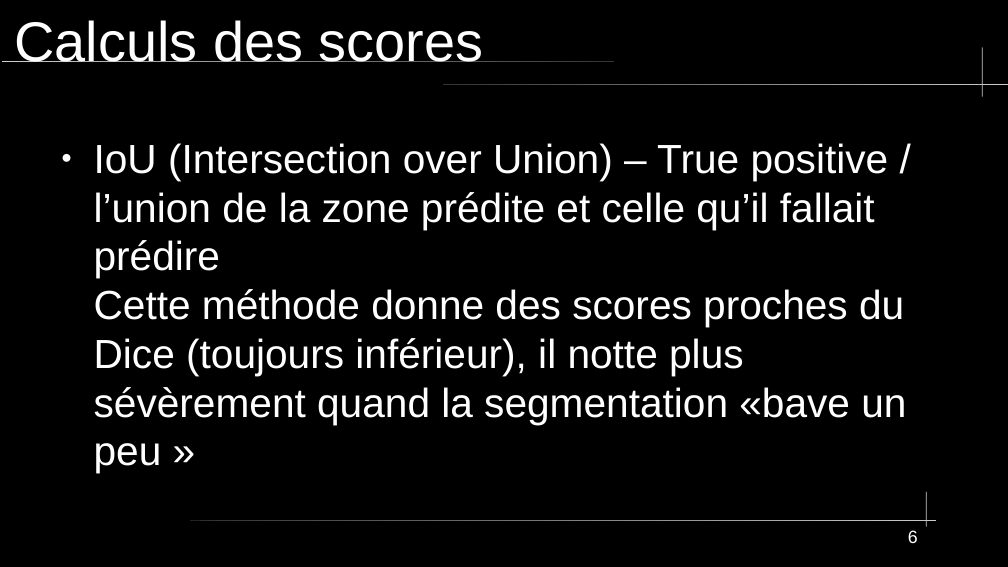
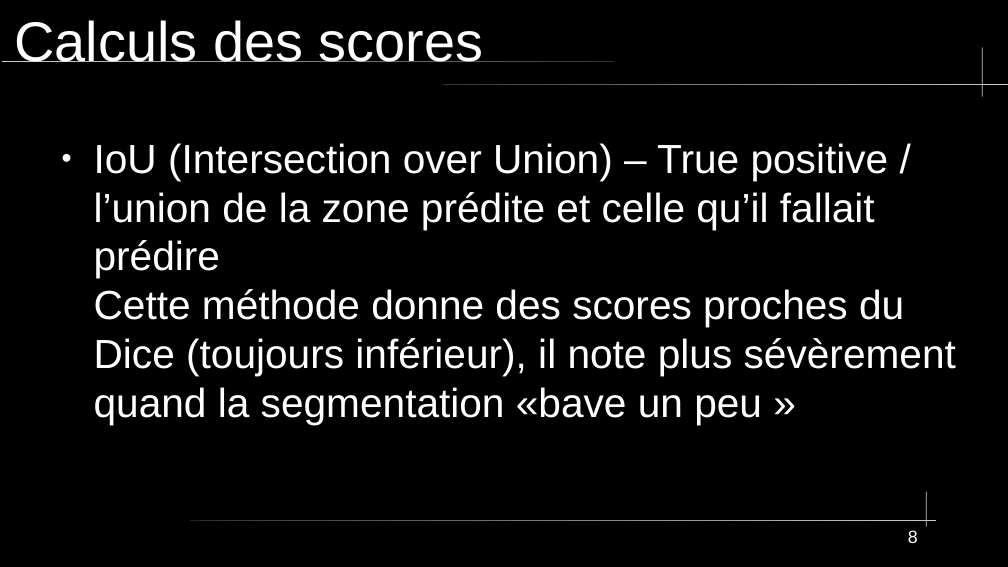
Before and after one commit to Apinsun/Projet2, a slide deck: slide 8 of Sans nom 1presentation.odp (slide 6 before the commit). Drawn at 1008x567 pixels with LibreOffice and Linux fonts; fonts in the diff are those of the drawing. Boxes give left, top, right and bottom in pixels: in the first picture for what was removed or moved away, otherwise in the second. Text is boxed around its words. In the diff, an @@ line names an element or a change of style, - is before the commit and + after.

```diff
--- a/Sans nom 1presentation.odp
+++ b/Sans nom 1presentation.odp
@@ text at <box>94,143,956,424</box>: text changed @@
-● IoU (Intersection over Union) – True positive / l’union de la zone prédite et celle qu’il fallait prédire
-  Cette méthode donne des scores proches du Dice (toujours inférieur), il notte plus sévèrement quand la segmentation «bave un peu »
+● IoU (Intersection over Union) – True positive / l’union de la zone prédite et celle qu’il fallait prédire
+  Cette méthode donne des scores proches du Dice (toujours inférieur), il note plus sévèrement quand la segmentation «bave un peu »
@@ page number at <box>908,530,918,543</box>: text changed @@
-6
+8
```
Also in this commit, not shown: 5 other slides changed, 4 slides added, 3 other files.
